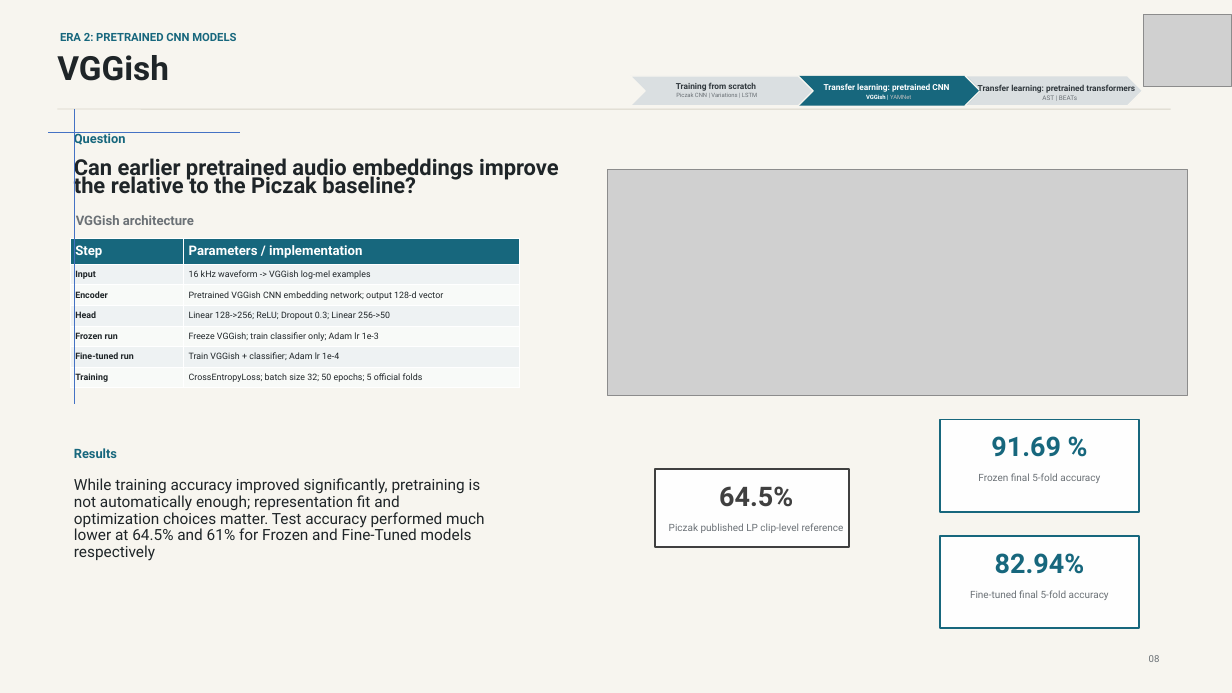
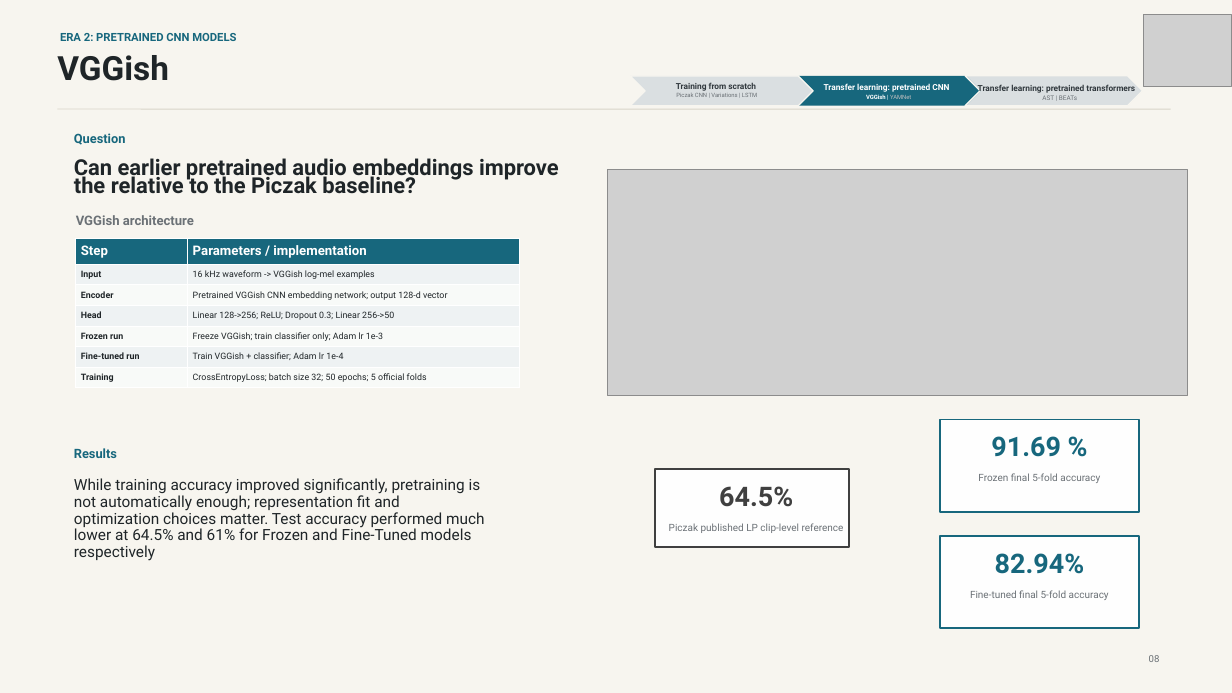
Before and after one commit to JdogLloyd1/DeepLearning5888Project, a slide deck: slide 11 of Docs/Final_Project_Presentation_Draft.pptx. Drawn at 1232x693 pixels with LibreOffice and Linux fonts; fonts in the diff are those of the drawing; grey boxes stand for pictures. Boxes give left, top, right and bottom in pixels: in the first picture for what was removed or moved away, otherwise in the second. Text is boxed around its words. In the diff, an @@ line names an element or a change of style, - is before the commit and + after.

```diff
--- a/Docs/Final_Project_Presentation_Draft.pptx
+++ b/Docs/Final_Project_Presentation_Draft.pptx
@@ line removed from (74, 109) to (74, 405) @@
@@ line removed from (48, 132) to (240, 132) @@
@@ table: place and size @@
-table at box(70, 238, 519, 390)
+table at box(76, 238, 519, 390)
```
Also in this commit, not shown: 1 other slide changed.
